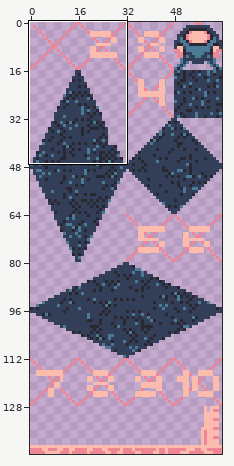
Pixel-art file -- src/assets/sprites/tiles_16x16.aseprite. Above, an overview of the earlier version with the close-up marked.
Close-up. Old version:
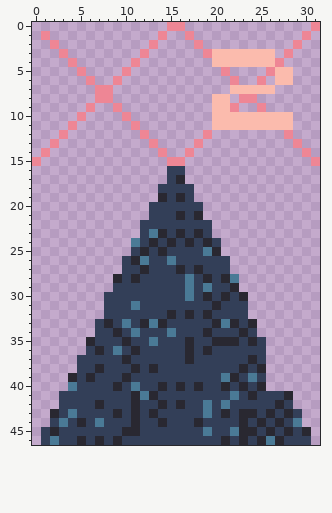
64x144 pixels, 1 frame. Shown: x 0..31, y 0..46.
Now the later version:
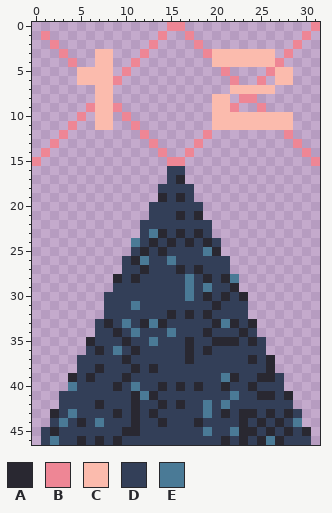
Palette (. is transparent): A #292831  B #ee8695  C #fbbbad  D #333f58  E #4a7a96
The exact change:
{"y":3,"x":7,"old":"..","new":"CC"}
{"y":4,"x":7,"old":"..","new":"CC"}
{"y":5,"x":5,"old":"B...","new":"CCCC"}
{"y":6,"x":5,"old":".B..","new":"CCCC"}
{"y":7,"x":7,"old":"BB","new":"CC"}
{"y":8,"x":7,"old":"BB","new":"CC"}
{"y":9,"x":7,"old":"..","new":"CC"}
{"y":10,"x":7,"old":"..","new":"CC"}
{"y":11,"x":7,"old":"..","new":"CC"}
{"y":37,"x":26,"old":".","new":"A"}
{"y":38,"x":23,"old":"A","new":"D"}
{"y":38,"x":25,"old":"A.","new":"DA"}
{"y":39,"x":24,"old":"ED..","new":"DAAD"}
{"y":40,"x":23,"old":"ADA..","new":"DADDD"}
{"y":41,"x":24,"old":"ADD","new":"DAA"}
{"y":42,"x":27,"old":"A","new":"D"}
{"label":"changed","picture_box":[77,49,113,130]}
{"label":"changed","picture_box":[239,355,284,409]}
